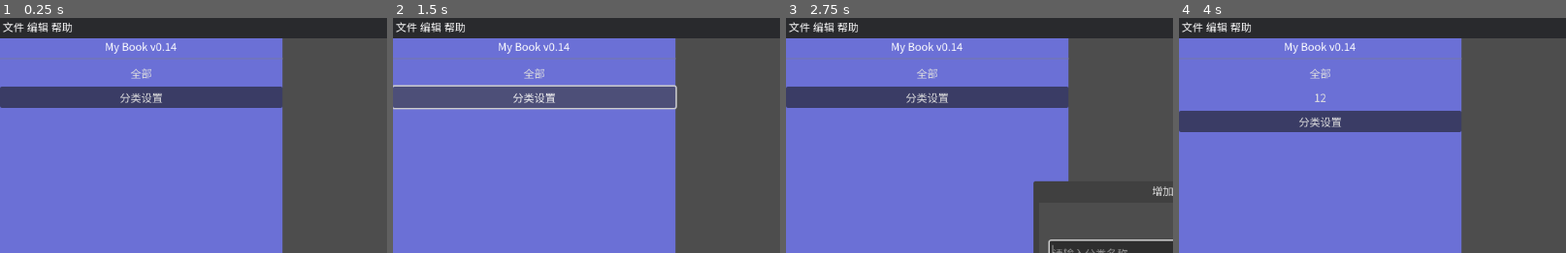
Above: before the commit, frames 1-4 (left to right).
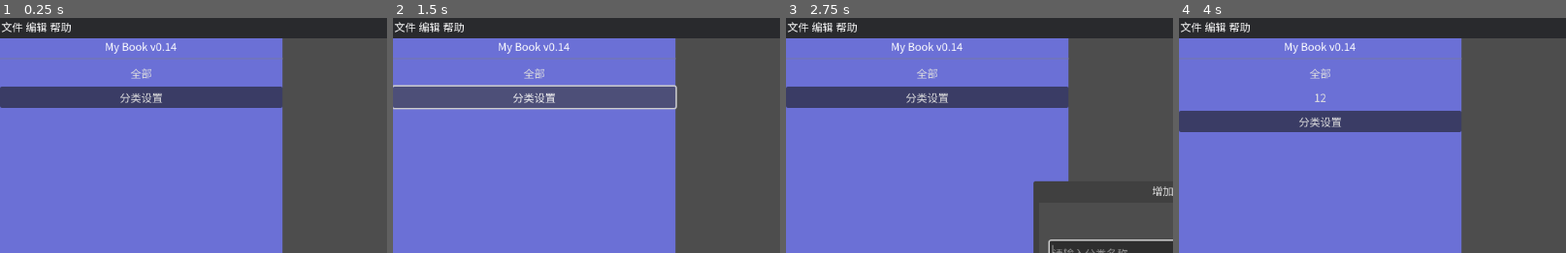
Above: after the commit, the same moments.

Repository: Yinguiqi/LifeLibrary
Game: Godot game, scene res://scenes/main.tscn
Same seed, same stepped clock (60 frames per second), same inputs: the game is played once before the commit and once after it. The engine's default icon, where the game draws it, is replaced by a stand-in: a white triangle on a blue panel in a dark square.
Inputs (mouse positions are % of the whole screen's width and height, from its top left):
- Up to frame 1 (0.25 s): no input
- Up to frame 2 (1.5 s): click "全部" at 0.5 s; click "分类设置" at 1.25 s
- Up to frame 3 (2.75 s): click "+" at 2 s
- Up to frame 4 (4 s): click (46, 50) at 2.77 s; type "12" at 2.85 s; click "添加" at 3.5 s
The pictures show only the part of the screen within x 0-50%, y 0-50%; the shares and areas given below are measured in that part.

The runs differ from the first frame. In frame 1, 0.5% of the frame differs, in the area x 0-19%, y 1-7%; in frame 2, 0.5%; in frame 3, 0.5%; in frame 4, 0.5%.

Commit message:
修复上一条的滑动问题

Diff:
--- a/LibraryManager.gd
+++ b/LibraryManager.gd
@@ -100,10 +100,8 @@
 	var book = get_book_by_id(target_id)
 	if book:
 		book.rel_path = new_path
-		if new_texture.begins_with("user://book_textures/"):
-			book.book_texture = new_texture
-		elif new_cover_texture.begins_with("user://book_cover_textures/"):
-			book.book_cover_texture = new_cover_texture
+		book.book_texture = new_texture
+		book.book_cover_texture = new_cover_texture
 		book.name = new_name
 		book.author = new_author
 		book.introduction = new_introduction
--- a/main.gd
+++ b/main.gd
@@ -1,13 +1,9 @@
 extends Control
 
-@onready var books_container = $VBoxContainer/BooksContainer
+@onready var books_container = $BooksContainer
 @onready var BookScene := preload("res://scenes/book.tscn")
 const CONFIG_PATH := "user://config.ini"
 const JSON_PATH = "user://books_data.json"
-
-var is_dragging := false
-var last_mouse_x := 0.0
-var velocity_x := 0.0
 
 func _ready() -> void:
 	LibraryManager.book_x = 500
@@ -23,29 +19,6 @@
 		cfg.load(CONFIG_PATH)
 		var base_path = cfg.get_value("settings", "base_path", "")
 		BookData.base_path = base_path
-
-#
-func _unhandled_input(event):
-	if event is InputEventMouseButton and event.button_index == MOUSE_BUTTON_LEFT:
-		if event.pressed:
-			is_dragging = true
-			last_mouse_x = event.position.x
-			velocity_x = 0.0
-		else:
-			is_dragging = false
-
-	elif event is InputEventMouseMotion and is_dragging:
-		var delta_x = event.position.x - last_mouse_x
-		books_container.position.x += delta_x
-		velocity_x = delta_x
-		last_mouse_x = event.position.x
-
-func _process(delta):
-	if not is_dragging:
-		books_container.position.x += velocity_x
-		velocity_x *= 0.9  # 惯性阻尼（越小停得越快）
-	books_container.position.x = clamp(books_container.position.x, -100*LibraryManager._books.size()+1000, 200)
-
 
 func load_books_from_json():
 	# 1. 检查文件是否存在
--- /dev/null
+++ b/scenes/books_container.gd
@@ -0,0 +1,30 @@
+extends Control
+
+var is_dragging := false
+var last_mouse_x := 0.0
+var velocity_x := 0.0
+
+func _ready():
+	mouse_filter = Control.MOUSE_FILTER_STOP
+
+func _input(event):
+	if event is InputEventMouseButton and event.button_index == MOUSE_BUTTON_LEFT:
+		if event.pressed:
+			is_dragging = true
+			last_mouse_x = get_global_mouse_position().x
+			velocity_x = 0.0
+		else:
+			is_dragging = false
+
+	elif event is InputEventMouseMotion and is_dragging:
+		var current_x = get_global_mouse_position().x
+		var dx = current_x - last_mouse_x
+		position.x += dx
+		velocity_x = dx
+		last_mouse_x = current_x
+
+func _process(delta):
+	if not is_dragging:
+		self.position.x += velocity_x
+		velocity_x *= 0.9  # 惯性阻尼（越小停得越快）
+	self.position.x = clamp(self.position.x, -100*LibraryManager._books.size()+1000, 200)
--- a/scenes/main.tscn
+++ b/scenes/main.tscn
@@ -1,7 +1,8 @@
-[gd_scene load_steps=7 format=3 uid="uid://cbduiy1roxwfh"]
+[gd_scene load_steps=8 format=3 uid="uid://cbduiy1roxwfh"]
 
 [ext_resource type="Script" uid="uid://cytatwo3b6230" path="res://main.gd" id="1_ig7tw"]
 [ext_resource type="Script" uid="uid://b2j17hymxy7wa" path="res://scenes/book_menu_bar.gd" id="2_sugp2"]
+[ext_resource type="Script" uid="uid://bjdrucbised1u" path="res://scenes/books_container.gd" id="3_jyhfs"]
 [ext_resource type="Script" uid="uid://c2tp8vejqdyqn" path="res://scenes/sidebar.gd" id="3_sugp2"]
 
 [sub_resource type="StyleBoxFlat" id="StyleBoxFlat_0wfyh"]
@@ -15,6 +16,7 @@
 
 [node name="Main" type="Control"]
 layout_mode = 3
+anchors_preset = 15
 anchor_right = 1.0
 anchor_bottom = 1.0
 grow_horizontal = 2
@@ -29,18 +31,14 @@
 offset_bottom = 30.0
 color = Color(0.16078432, 0.16470589, 0.1764706, 1)
 
-[node name="VBoxContainer" type="VBoxContainer" parent="."]
-layout_mode = 0
-offset_left = 2.0
+[node name="BookMenuBar" type="Control" parent="."]
+anchors_preset = 0
 offset_top = 48.0
-offset_right = 102.0
-offset_bottom = 88.0
-
-[node name="BookMenuBar" type="Control" parent="VBoxContainer"]
-layout_mode = 2
+offset_right = 1151.0
+offset_bottom = 700.0
 script = ExtResource("2_sugp2")
 
-[node name="MenuBar" type="MenuBar" parent="VBoxContainer/BookMenuBar"]
+[node name="MenuBar" type="MenuBar" parent="BookMenuBar"]
 layout_mode = 1
 anchors_preset = -1
 offset_left = 2.0
@@ -51,15 +49,19 @@
 theme_override_colors/font_color = Color(1, 1, 1, 1)
 theme_override_styles/normal = SubResource("StyleBoxFlat_0wfyh")
 
-[node name="File" type="PopupMenu" parent="VBoxContainer/BookMenuBar/MenuBar"]
+[node name="File" type="PopupMenu" parent="BookMenuBar/MenuBar"]
 oversampling_override = 1.0
 
-[node name="Edit" type="PopupMenu" parent="VBoxContainer/BookMenuBar/MenuBar"]
+[node name="Edit" type="PopupMenu" parent="BookMenuBar/MenuBar"]
 
-[node name="Help" type="PopupMenu" parent="VBoxContainer/BookMenuBar/MenuBar"]
+[node name="Help" type="PopupMenu" parent="BookMenuBar/MenuBar"]
 
-[node name="BooksContainer" type="Control" parent="VBoxContainer"]
-layout_mode = 2
+[node name="BooksContainer" type="Control" parent="."]
+layout_mode = 1
+anchor_top = 0.069000006
+anchor_right = 1.0
+anchor_bottom = 1.0
+script = ExtResource("3_jyhfs")
 
 [node name="UI" type="Control" parent="."]
 visible = false
--- a/scenes/sidebar.gd
+++ b/scenes/sidebar.gd
@@ -3,7 +3,7 @@
 @onready var label: Label = $VBoxContainer/Label
 @onready var vbox: VBoxContainer = $VBoxContainer
 
-@onready var books_container: Control = $"../VBoxContainer/BooksContainer"
+@onready var books_container: Control = $"../BooksContainer"
 @onready var BookScene := preload("res://scenes/book.tscn")
 @onready var GroupManager := preload("res://scenes/group_manager.tscn")
 
--- a/texture_button.gd
+++ b/texture_button.gd
@@ -1,12 +1,12 @@
 extends TextureButton
 
-@onready var menu := $"../../../../UI/PopupMenu"
+@onready var menu := $"../../../UI/PopupMenu"
 @onready var book := $".."
 @export var book_id : String
 const CONFIG_PATH := "user://config.ini"
 const MONITOR_SCENE = preload("res://scenes/3DMonitor.tscn")
-@onready var sub_viewport = $"../../../../PanelContainer/SubViewportContainer/SubViewport"
-@onready var panel_container = $"../../../../PanelContainer"
+@onready var sub_viewport = $"../../../PanelContainer/SubViewportContainer/SubViewport"
+@onready var panel_container = $"../../../PanelContainer"
 
 # 左键按钮
 func _on_pressed() -> void:
@@ -102,8 +102,8 @@
 func setup_3d_monitor():
 	# 判断是否为空
 	if book.data_ref.book_cover_texture == "" or book.data_ref.book_cover_texture == null:
+		print("111")
 		return  # 不执行
-
 	# 判断文件是否存在
 	if not FileAccess.file_exists(book.data_ref.book_cover_texture):
 		return  # 文件不存在，不执行
Not shown, added: scenes/books_container.gd.uid
